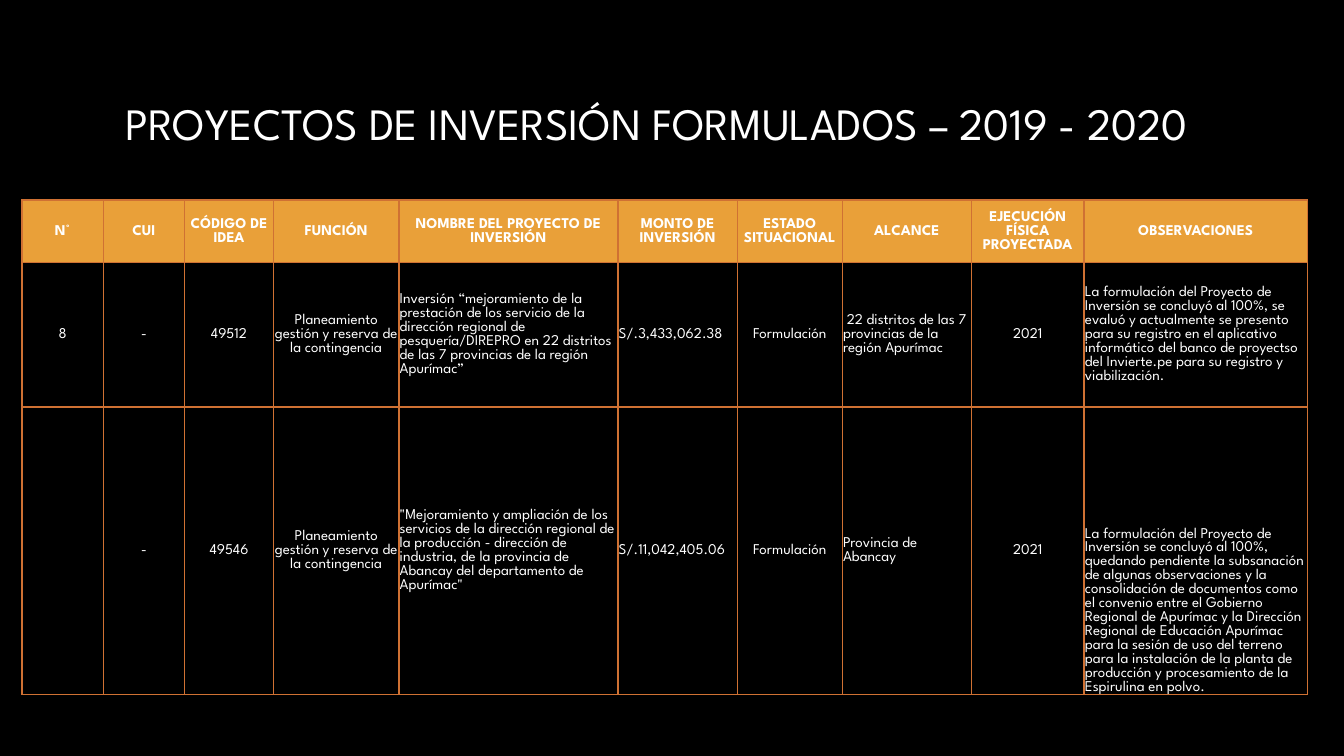
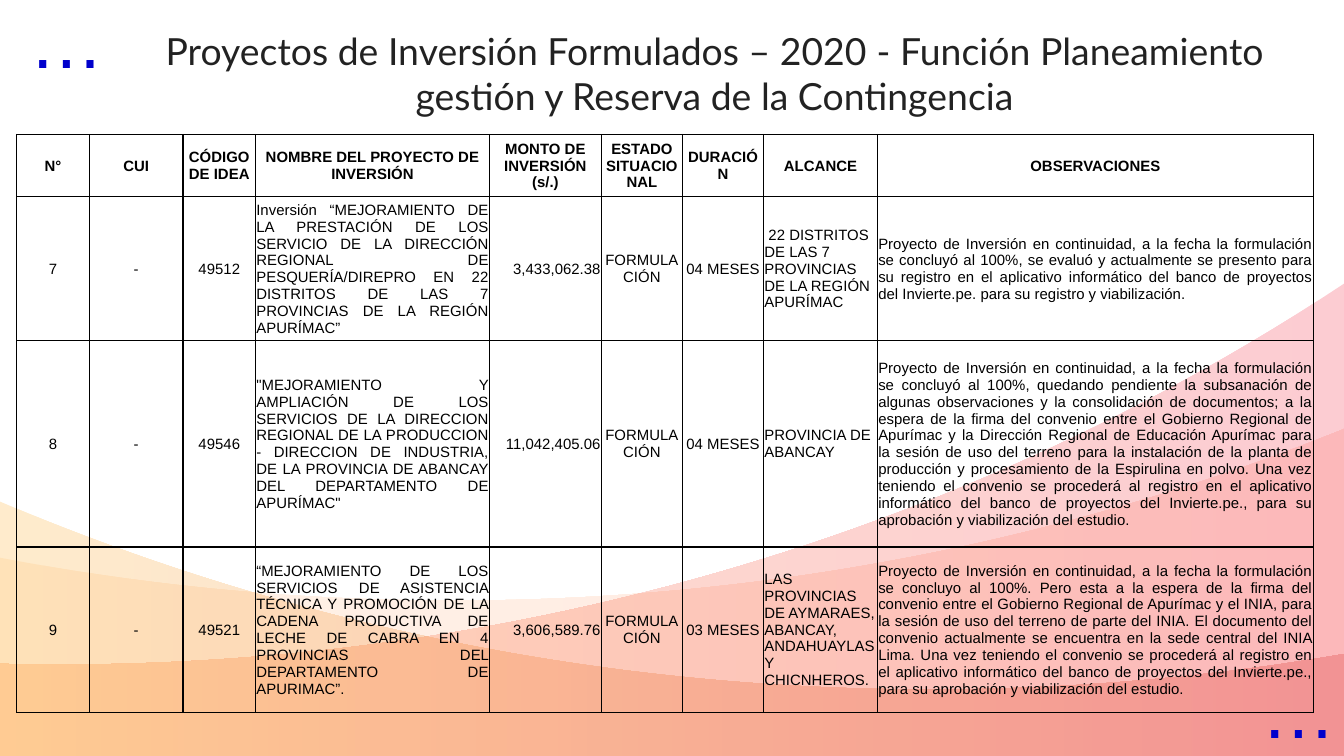
Before and after one commit to ORFEI-GRAP/Gestion-ORFEI, a slide deck: slide 4 of Proyectos Funcion - PRODUCCIÓN.pptx. Drawn at 1344x756 pixels with LibreOffice and Linux fonts; fonts in the diff are those of the drawing; background and template pictures are left out. Boxes give left, top, right and bottom in pixels: in the first picture for what was removed or moved away, otherwise in the second. Text is boxed around its words. In the diff, an @@ line names an element or a change of style, - is before the commit and + after.

```diff
--- a/Proyectos Funcion - PRODUCCIÓN.pptx
+++ b/Proyectos Funcion - PRODUCCIÓN.pptx
@@ background picture (left out) to #FFFFFF @@
@@ text added at <box>16,0,126,91</box>, 40 pt, text #0000CC @@
+…
@@ text at <box>166,37,1264,117</box>: text changed; size 24 to 20 pt; font League Spartan to Lato; text colour gradient #FFFFFF to #A6A6A6 to #222222 @@
-PROYECTOS DE INVERSIÓN FORMULADOS – 2019 - 2020
+Proyectos de Inversión Formulados – 2020 - Función Planeamiento gestión y Reserva de la Contingencia
@@ table at <box>16,134,1312,712</box> @@
-N° | CUI | CÓDIGO DE IDEA | FUNCIÓN | NOMBRE DEL PROYECTO DE INVERSIÓN | MONTO DE INVERSIÓN | ESTADO SITUACIONAL | ALCANCE | EJECUCIÓN FÍSICA PROYECTADA | OBSERVACIONES
-8 | - | 49512 | Planeamiento gestión y reserva de la contingencia | Inversión “mejoramiento de la prestación de los servicio de la dirección regional de pesquería/DIREPRO en 22 distritos de las 7 provincias de la región Apurímac” | S/.3,433,062.38 | Formulación | 22 distritos de las 7 provincias de la región Apurímac | 2021 | La formulación del Proyecto de Inversión se concluyó al 100%, se evaluó y actualmente se presento para su registro en el aplicativo informático del banco de proyectso del Invierte.pe para su registro y viabilización.
-9 | - | 49546 | Planeamiento gestión y reserva de la contingencia | "Mejoramiento y ampliación de los servicios de la dirección regional de la producción - dirección de industria, de la provincia de Abancay del departamento de Apurímac" | S/.11,042,405.06 | Formulación | Provincia de Abancay | 2021 | La formulación del Proyecto de Inversión se concluyó al 100%, quedando pendiente la subsanación de algunas observaciones y la consolidación de documentos como el convenio entre el Gobierno Regional de Apurímac y la Dirección Regional de Educación Apurímac para la sesión de uso del terreno para la instalación de la planta de producción y procesamiento de la Espirulina en polvo.
+N° | CUI | CÓDIGO DE IDEA | NOMBRE DEL PROYECTO DE INVERSIÓN | MONTO DE INVERSIÓN (s/.) | ESTADO SITUACIONAL | DURACIÓN | ALCANCE | OBSERVACIONES
+7 | - | 49512 | Inversión “MEJORAMIENTO DE LA PRESTACIÓN DE LOS SERVICIO DE LA DIRECCIÓN REGIONAL DE PESQUERÍA/DIREPRO EN 22 DISTRITOS DE LAS 7 PROVINCIAS DE LA REGIÓN APURÍMAC” | 3,433,062.38 | FORMULACIÓN | 04 MESES | 22 DISTRITOS DE LAS 7 PROVINCIAS DE LA REGIÓN APURÍMAC | Proyecto de Inversión en continuidad, a la fecha la formulación se concluyó al 100%, se evaluó y actualmente se presento para su registro en el aplicativo informático del banco de proyectos del Invierte.pe. para su registro y viabilización.
+8 | - | 49546 | "MEJORAMIENTO Y AMPLIACIÓN DE LOS SERVICIOS DE LA DIRECCION REGIONAL DE LA PRODUCCION - DIRECCION DE INDUSTRIA, DE LA PROVINCIA DE ABANCAY DEL DEPARTAMENTO DE APURÍMAC" | 11,042,405.06 | FORMULACIÓN | 04 MESES | PROVINCIA DE ABANCAY | Proyecto de Inversión en continuidad, a la fecha la formulación se concluyó al 100%, quedando pendiente la subsanación de algunas observaciones y la consolidación de documentos; a la espera de la firma del convenio entre el Gobierno Regional de Apurímac y la Dirección Regional de Educación Apurímac para la sesión de uso del terreno para la instalación de la planta de producción y procesamiento de la Espirulina en polvo. Una vez teniendo el convenio se procederá al registro en el aplicativo informático del banco de proyectos del Invierte.pe., para su aprobación y viabilización del estudio.
+9 | - | 49521 | “MEJORAMIENTO DE LOS SERVICIOS DE ASISTENCIA TÉCNICA Y PROMOCIÓN DE LA CADENA PRODUCTIVA DE LECHE DE CABRA EN 4 PROVINCIAS DEL DEPARTAMENTO DE APURIMAC”. | 3,606,589.76 | FORMULACIÓN | 03 MESES | LAS PROVINCIAS DE AYMARAES, ABANCAY, ANDAHUAYLAS Y CHICNHEROS. | Proyecto de Inversión en continuidad, a la fecha la formulación se concluyo al 100%. Pero esta a la espera de la firma del convenio entre el Gobierno Regional de Apurímac y el INIA, para la sesión de uso del terreno de parte del INIA. El documento del convenio actualmente se encuentra en la sede central del INIA Lima. Una vez teniendo el convenio se procederá al registro en el aplicativo informático del banco de proyectos del Invierte.pe., para su aprobación y viabilización del estudio.
@@ table: place and size @@
-table at <box>22,200,1306,712</box>
+table at <box>16,134,1312,712</box>
@@ freeform shape added at <box>0,284,1344,756</box>, fill gradient #F20122 to #FF6A00 @@
@@ freeform shape added at <box>0,429,1344,755</box>, fill gradient #FFC486 to #FF866B @@
@@ freeform shape added at <box>0,501,1344,755</box>, fill gradient #FF9F00 to #CC0000 @@
@@ text added at <box>1247,657,1344,756</box>, 40 pt, text #0000CC @@
+…
```
Also in this commit, not shown: 5 other slides changed.
